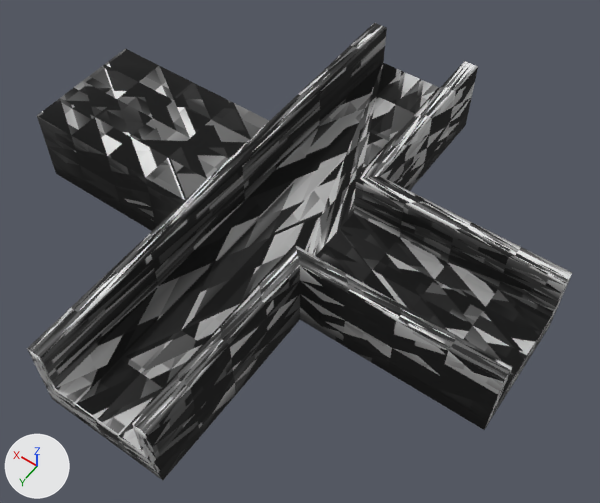
What one commit did to the glTF model resources/shape-4.glb.
One viewpoint serves both versions: a camera (50 mm lens) standing at (-0.61, 0.804, 1.231) and looking at (-0.053, 0.024, 0.005). Every picture has the same lights, and +X, +Y and +Z are marked at lower left. Where no turn or scale is listed for an object, it has been applied to the vertices. Vertices at the same position are counted once.

The older version as bpy lines, for what is in view:
```python
me_defaultobject = bpy.data.meshes.new('defaultobject')
me_defaultobject.from_pydata(...)  # 610 vertices, 1216 faces; spans x -0.5..0.5, y -0.5..0.5, z -0.038..0.125
me_defaultobject.materials.append(mat_material_0_material)
ob_defaultobject = bpy.data.objects.new('defaultobject', me_defaultobject)
ob_defaultobject.location = (0.0, 0.0, 0.0)
```
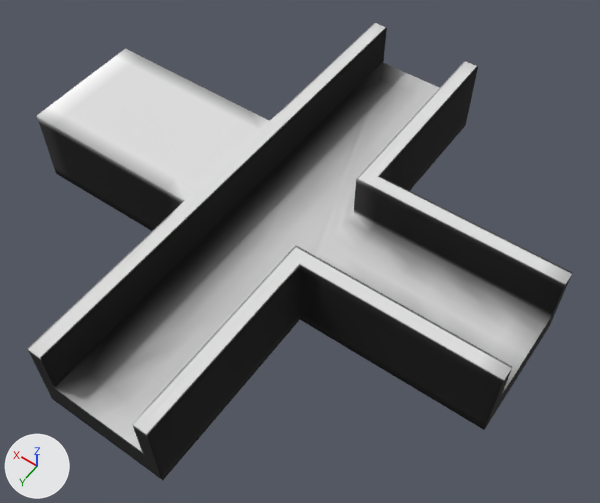
The change, as a diff of the scene's bpy script:
```diff
--- a/resources/shape-4.glb.py
+++ b/resources/shape-4.glb.py
@@ me_defaultobject @@
 # used by ob_defaultobject; location = (0.0, 0.0, 0.0)
-me_defaultobject.from_pydata(...)  # 610 vertices, 1216 faces; spans x -0.5..0.5, y -0.5..0.5, z -0.038..0.125
+me_defaultobject.from_pydata(...)  # 2434 vertices, 4864 faces; spans x -0.5..0.5, y -0.5..0.5, z -0.038..0.125
+# me_defaultobject part 1: 1824 vertices added at x -0.5..0.5, y -0.5..0.5, z -0.038..0.125
 me_defaultobject.materials.append(mat_material_0_material)
```

What differs and where, as boxes (x1, y1, x2, y2) in the pictures (600 x 503 px):
part 1 of me_defaultobject, added
    after: (27, 23, 572, 480)
